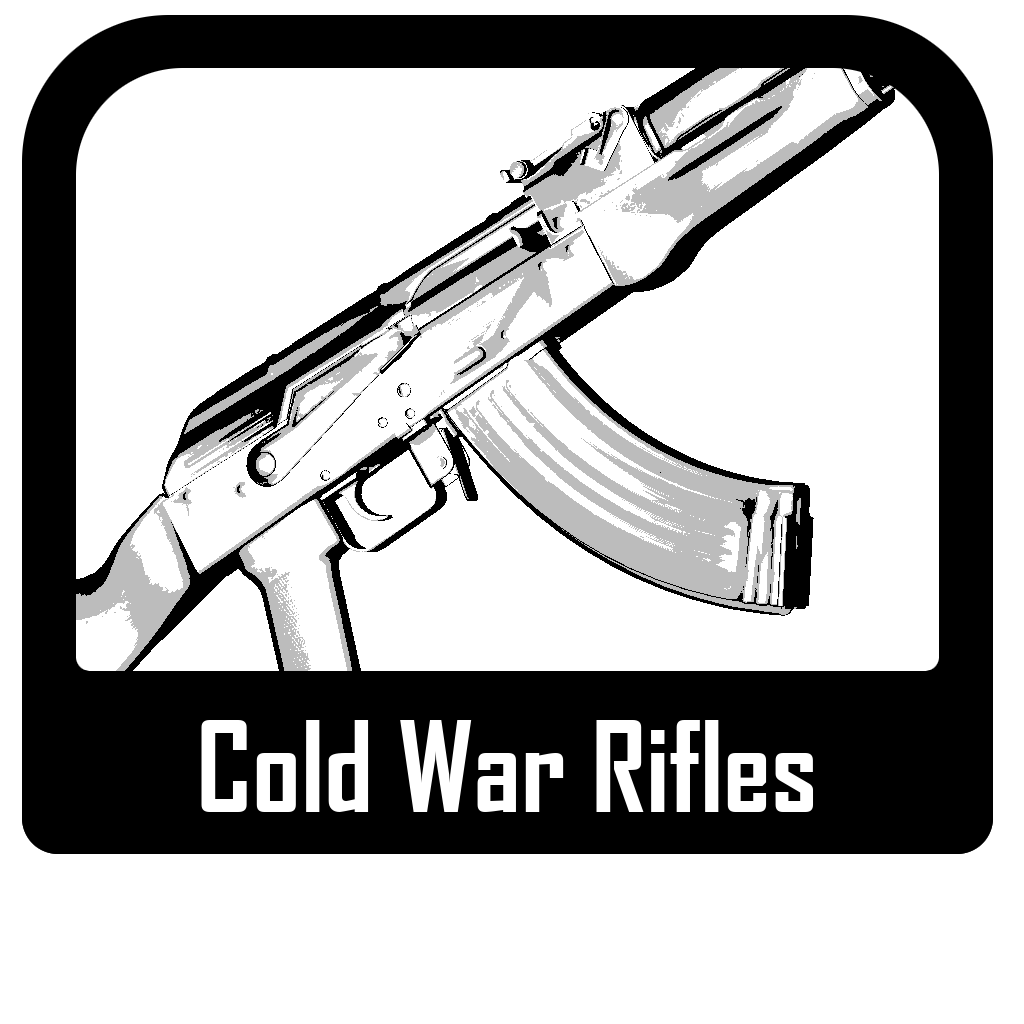
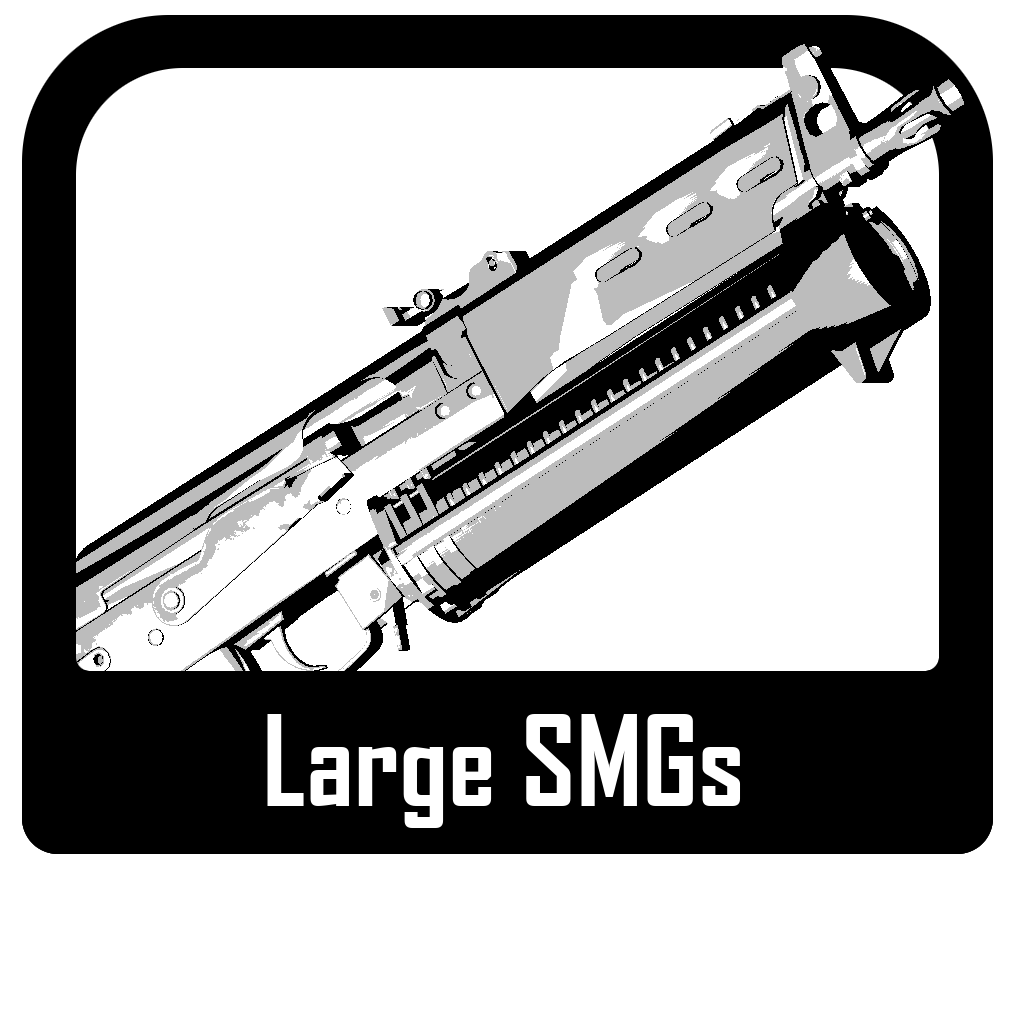
The second 1024px x 1024px image is a revision of the first. Changes to its layers:
added layer "Large SMGs" above "Tube Fed Shotguns" over (x1=267, y1=714, x2=741, y2=828)
hid "Cold War Rifles" over (x1=201, y1=720, x2=814, y2=812)
added layer "19-190605_rounded-rectangle-clip-art-clip-art-png-download.png copy #2" above "Experimental.png" over (x1=22, y1=442, x2=993, y2=854)
added layer "SMGBig.png" above "19-190605_rounded-rectangle-clip-art-clip-art-png-download.png copy" over (x1=76, y1=44, x2=964, y2=828)
hid "ColdWar.png" over (x1=76, y1=60, x2=937, y2=744)
